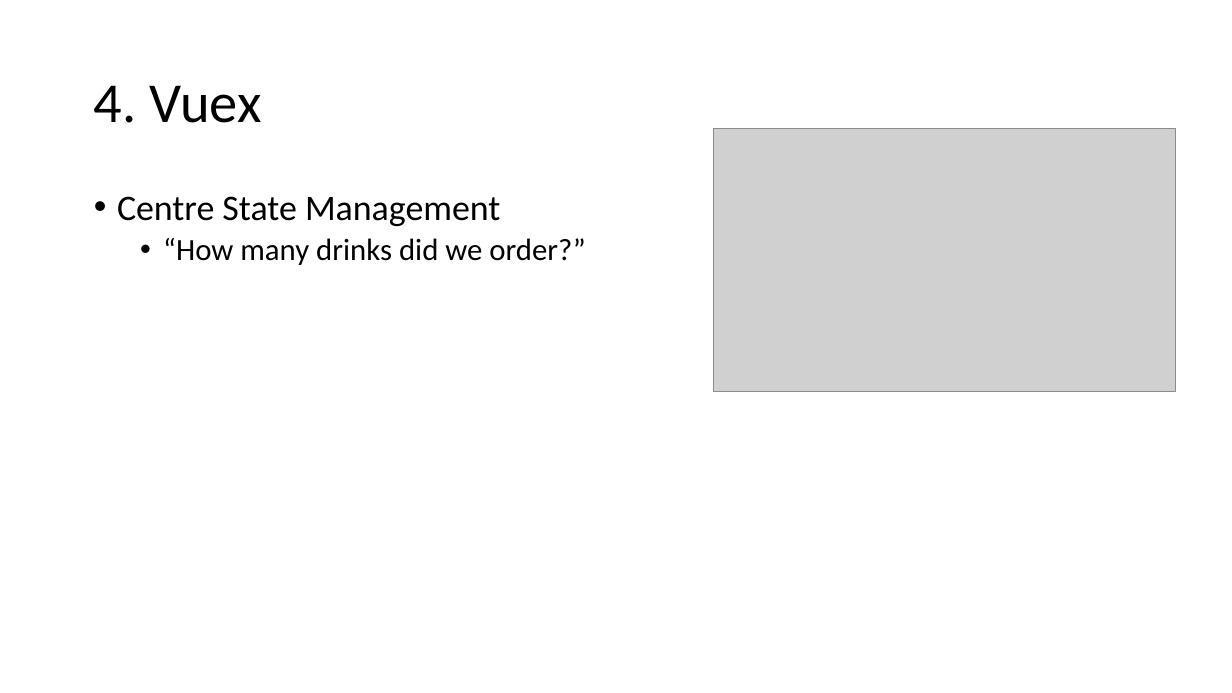
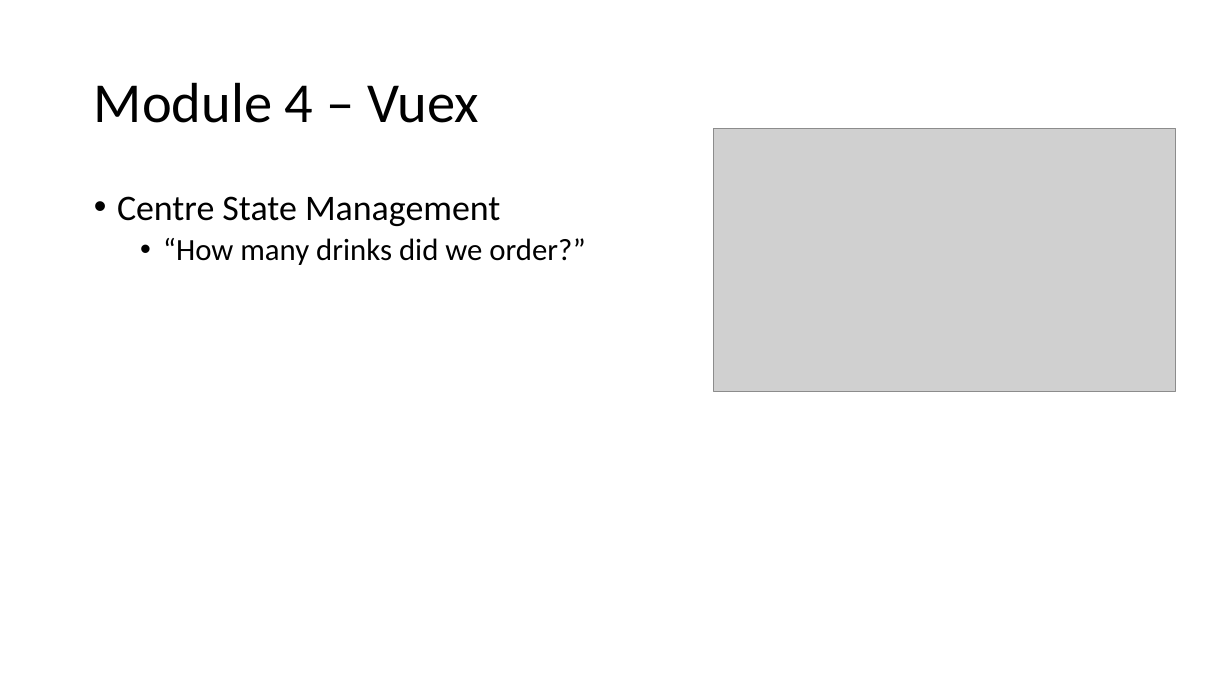
Before and after one commit to auzadventure/vue-advanced, a slide deck: slide 9 of Vue JS 102.pptx (slide 7 before the commit). Drawn at 1232x693 pixels with LibreOffice and Linux fonts; fonts in the diff are those of the drawing; grey boxes stand for pictures. Boxes give left, top, right and bottom in pixels: in the first picture for what was removed or moved away, otherwise in the second. Text is boxed around its words. In the diff, an @@ line names an element or a change of style, - is before the commit and + after.

```diff
--- a/Vue JS 102.pptx
+++ b/Vue JS 102.pptx
@@ title at [94,82,479,123]: text changed @@
-4. Vuex
+Module 4 – Vuex
```
Also in this commit, not shown: 7 other slides changed, 4 slides added, 7 slides removed, 1 other file.
